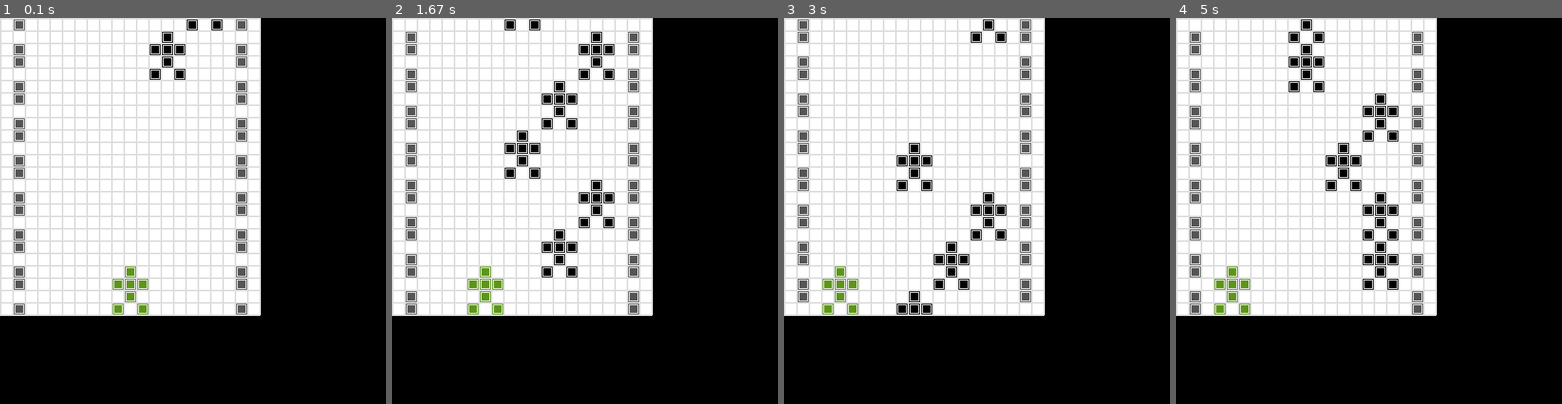
Above: before the commit, frames 1-4 (left to right).
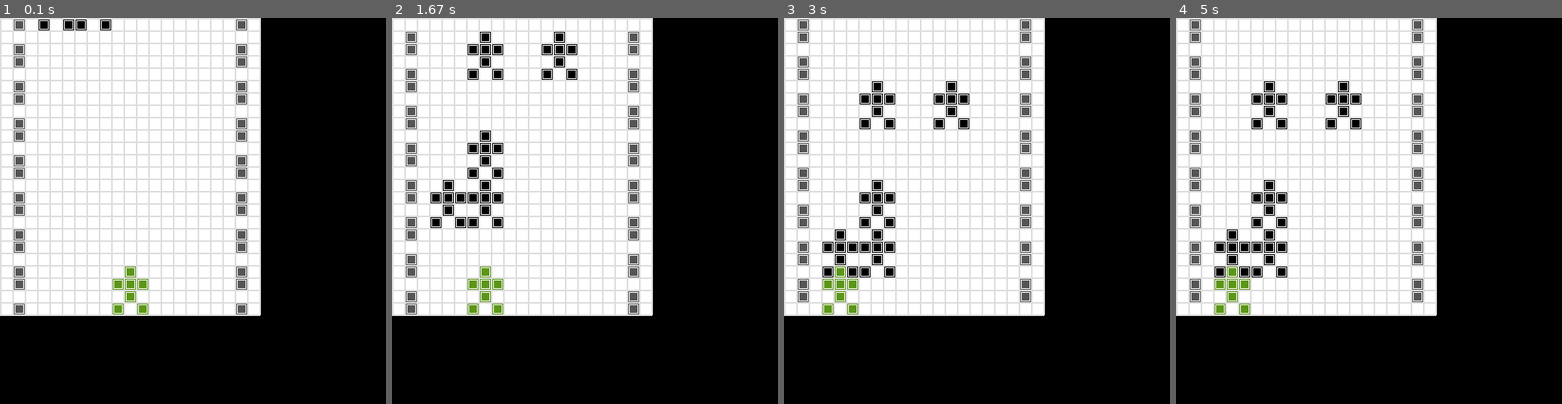
Above: after the commit, the same moments.

Repository: celerative/PPS-NN-Tomas
Game: pygame game, started from car_race_py/car_race.py
Same seed, same stepped clock (60 frames per second), same inputs: the game is played once before the commit and once after it.
Inputs:
- Up to frame 1 (0.1 s): no input
- Up to frame 2 (1.67 s): hold Right 0.33-0.8 s; hold Right 0.83-1.3 s; hold Left from 1.33 s (still down)
- Up to frame 3 (3 s): release Left at 1.87 s
- Up to frame 4 (5 s): no input

The runs differ from the first frame. In frame 1, 0.8% of the frame differs, in the area x 10-58%, y 0-16%; in frame 2, 4.4%; in frame 3, 3.8%; in frame 4, 6.4%, in the area x 3-64%, y 0-77%.

Commit message:
race_car_py update 16/2

Diff:
--- a/car_race_py/car_race.py
+++ b/car_race_py/car_race.py
@@ -54,12 +54,15 @@
 # game states
 game_state_multi_steps = False
 game_state_score = 0
+game_state_crashed = False
+game_state_running = False
 
 # ui vars
 
 # timing
 clock = pg.time.Clock()
 FPS = 10
+busy = 0
 
 
 class Position:
@@ -131,6 +134,7 @@
     elif True:
         pass
     player.last_x = player.x
+    global game_state_crashed
     if game_state_multi_steps:
         while player.next_x != player.x:
             if player.next_x < player.x:
@@ -139,22 +143,34 @@
             else:
                 player.x += car_width
                 draw_car(player.x, player.x, game_color_player_)
-            # TODO is_crashed = check_crash()
+            game_state_crashed = check_crash()
     else:
         player.x = player.next_x
+        game_state_crashed = check_crash()
 
 
 def check_crash():
-    crash_car_id = None
     global opponents
     global player
     for op in opponents:
-        if op.y > (player.y - car_height) and op.y < (player.y + car_height - 1):
-            pass
+        if np.absolute(op.x - player.x) < car_width and np.absolute(op.y - player.y) < car_height:
+            return True
+    return False
 
 
 def shuffle_needed():
-    pass
+    global opponents
+    # for i in range(len(opponents) - 1):
+    #     for j in range(i + 1, len(opponents)):
+    #         if opponents[j].x == opponents[i].x and np.absolute(opponents[j].y - opponents[i].y) < 2 * car_height:
+    #             return True
+    #         if opponents[j].y == opponents[i].y and np.absolute(opponents[j].x - opponents[i].x) <= car_width:
+    #             return True
+    ###
+    # recorrer ambas diagonales crecientes y hacer brack si hay un espacio
+    for op1 in opponents:
+        pass
+    return False
 
 
 def move_opponents():
@@ -167,7 +183,21 @@
             game_state_score += 1
             op.x = np.random.randint(5) * car_width
             op.y -= car_height * 8 - 1
+    global busy
     while shuffle_needed():
+        # for i in range(len(opponents) - 1):
+        #     for j in range(i + 1, len(opponents)):
+        #         while opponents[j].y == opponents[i].y and np.absolute(opponents[j].x - opponents[i].x) <= car_width:
+        #             busy += 1
+        #             if np.random.random() > 0.5:
+        #                 opponents[j].x = np.random.randint(5) * car_width
+        #             else:
+        #                 opponents[j].y -= car_height
+        #         while opponents[j].x == opponents[i].x and np.absolute(opponents[j].y - opponents[i].y) < 2 * car_height:
+        #             busy += 1
+        #             opponents[j].y -= 2
+        ###
+        # hacer algo con las diagonales crecientes
         pass
 
 
@@ -183,21 +213,29 @@
     global opponents
     opponents = []
     for i in range(opponents_number):
-        # opponents.append(Position(np.random.randint(5) * car_width, -car_height * np.random.randint(1, i + 2)))
-        opponents.append(Position(np.random.randint(5) * car_width, -car_height * i))
-    # TODO set game_state_vars
+        opponents.append(Position(np.random.randint(5) * car_width, -car_height * np.random.randint(1, i + 2)))
+        # opponents.append(Position(np.random.randint(5) * car_width, -car_height * i))
+    # game_state_vars
     global game_state_score
     game_state_score = 0
+    global game_state_crashed
+    game_state_crashed = False
+    global busy
+    busy = 0
 
 
 def update_game():
-    # walls
-    global walls_state
-    walls_state = (walls_state + 1) % 3
-    # player
-    move_player()
-    # opponents
-    move_opponents()
+    global game_state_crashed
+    if not game_state_crashed:
+        # walls
+        global walls_state
+        walls_state = (walls_state + 1) % 3
+        # opponents
+        move_opponents()
+        # player
+        move_player()
+    global busy
+    print("\r{}".format(busy), end="")
 
 
 def draw_game():
